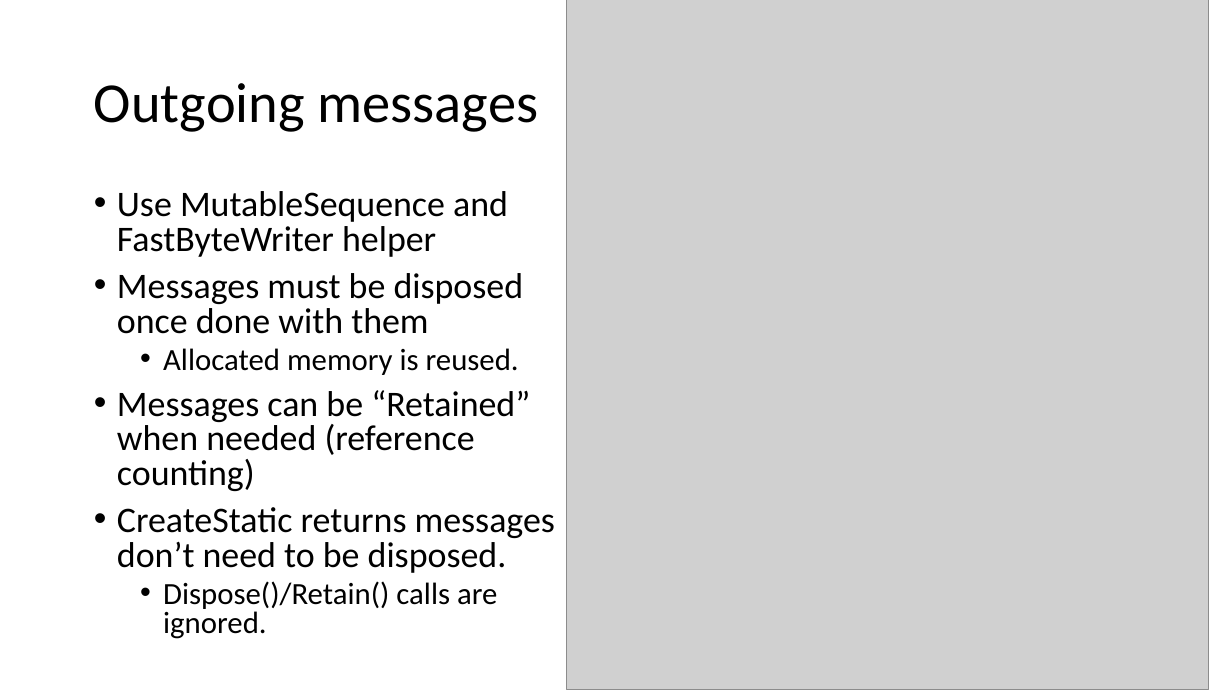
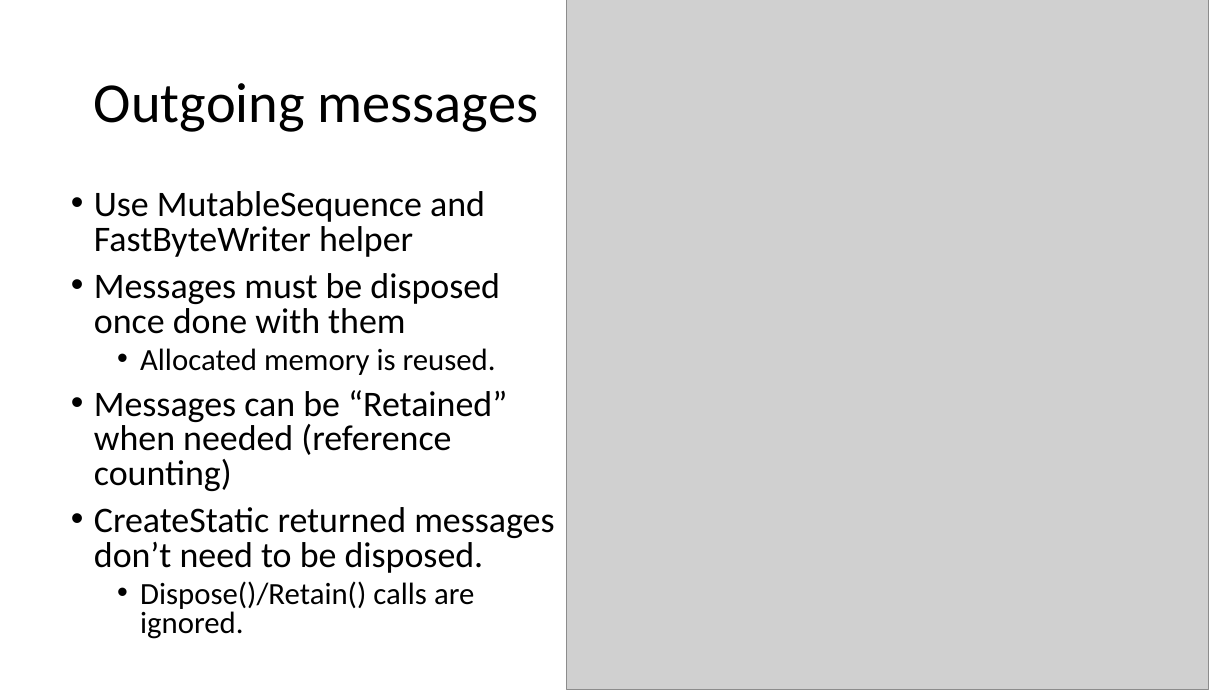
Before and after one commit to signature-opensource/CK-AppIdentity, a slide deck: slide 32 of Doc/CK-AppIdentity.pptx. Drawn at 1232x693 pixels with LibreOffice and Linux fonts; fonts in the diff are those of the drawing; grey boxes stand for pictures. Boxes give left, top, right and bottom in pixels: in the first picture for what was removed or moved away, otherwise in the second. Text is boxed around its words. In the diff, an @@ line names an element or a change of style, - is before the commit and + after.

```diff
--- a/Doc/CK-AppIdentity.pptx
+++ b/Doc/CK-AppIdentity.pptx
@@ text "Use MutableSequence and FastByteWriter helper": place and size @@
-text "Use MutableSequence and FastByteWriter helper" at (117,191,555,639)
+text "Use MutableSequence and FastByteWriter helper" at (94,191,554,639)
@@ text at (94,507,554,573): text changed @@
-• CreateStatic returns messages don’t need to be disposed.
+• CreateStatic returned messages don’t need to be disposed.
```
Also in this commit, not shown: 1 other slide changed, 6 other files.
